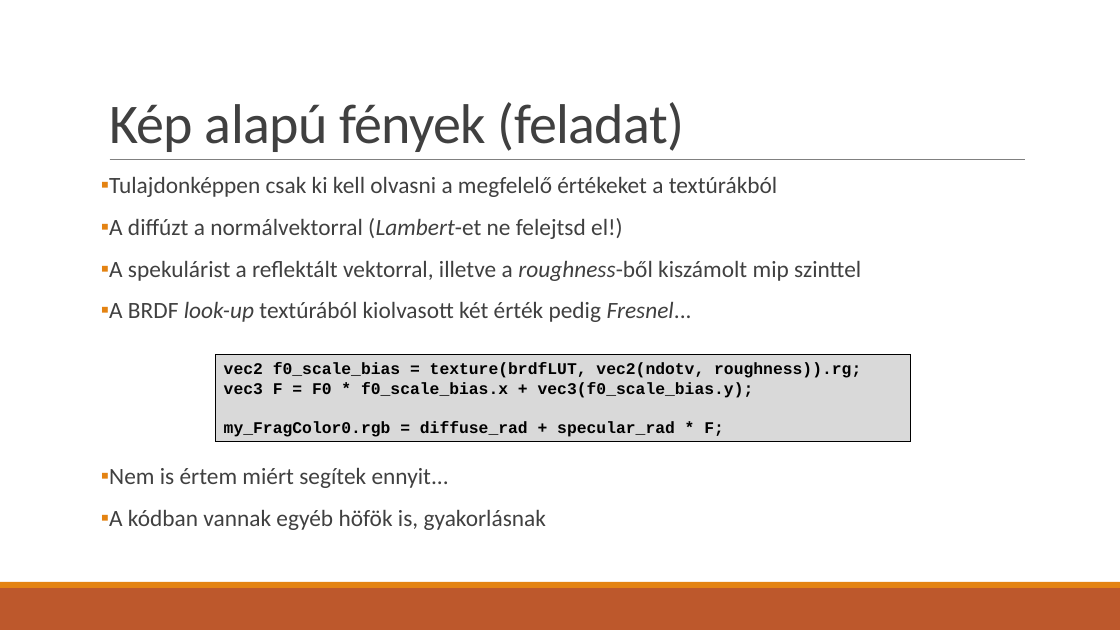
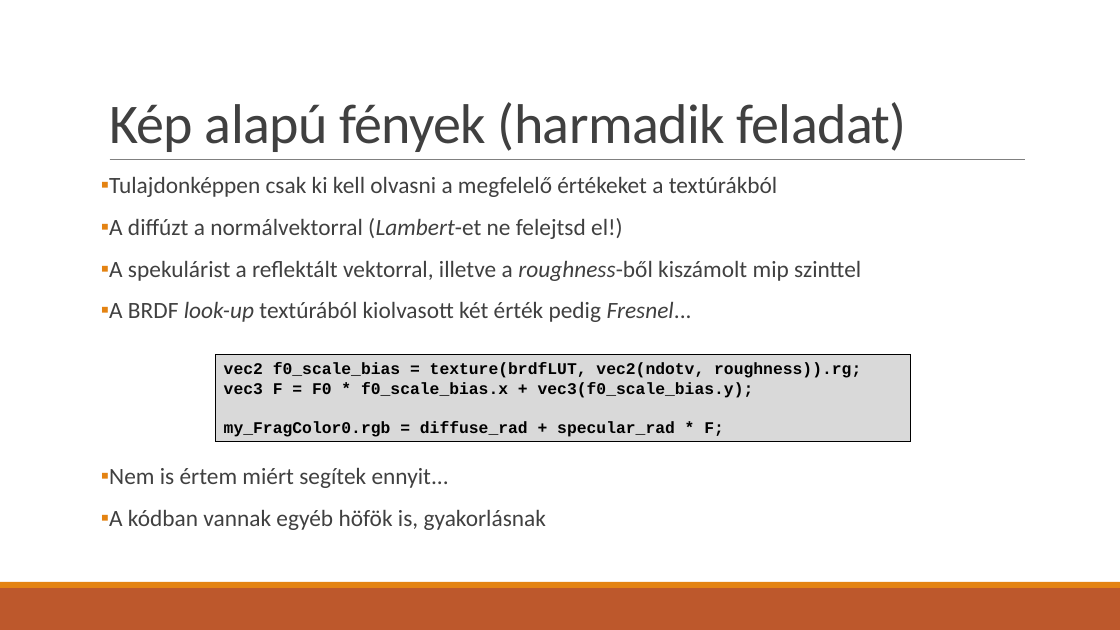
Before and after one commit to asylum2010/Asylum-s-ELTE-Exercises, a slide deck: slide 17 of PBR_EA_01.pptx. Drawn at 1120x630 pixels with LibreOffice and Linux fonts; fonts in the diff are those of the drawing. Boxes give left, top, right and bottom in pixels: in the first picture for what was removed or moved away, otherwise in the second. Text is boxed around its words. In the diff, an @@ line names an element or a change of style, - is before the commit and + after.

```diff
--- a/PBR_EA_01.pptx
+++ b/PBR_EA_01.pptx
@@ title at bbox=[109, 102, 906, 152]: text changed @@
-Kép alapú fények (feladat)
+Kép alapú fények (harmadik feladat)
```
Also in this commit, not shown: 1 other slide changed, 2 other files.
